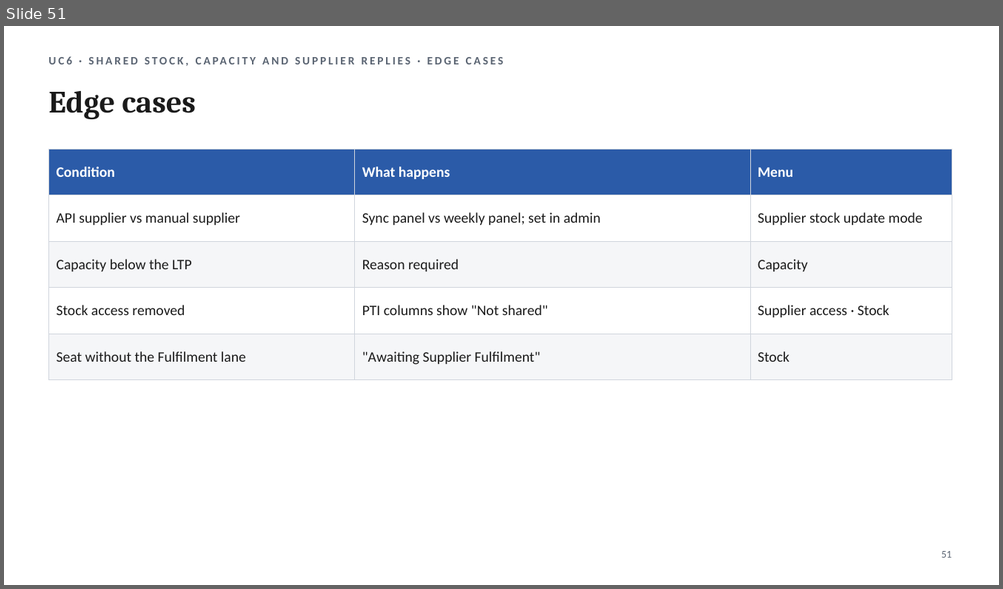
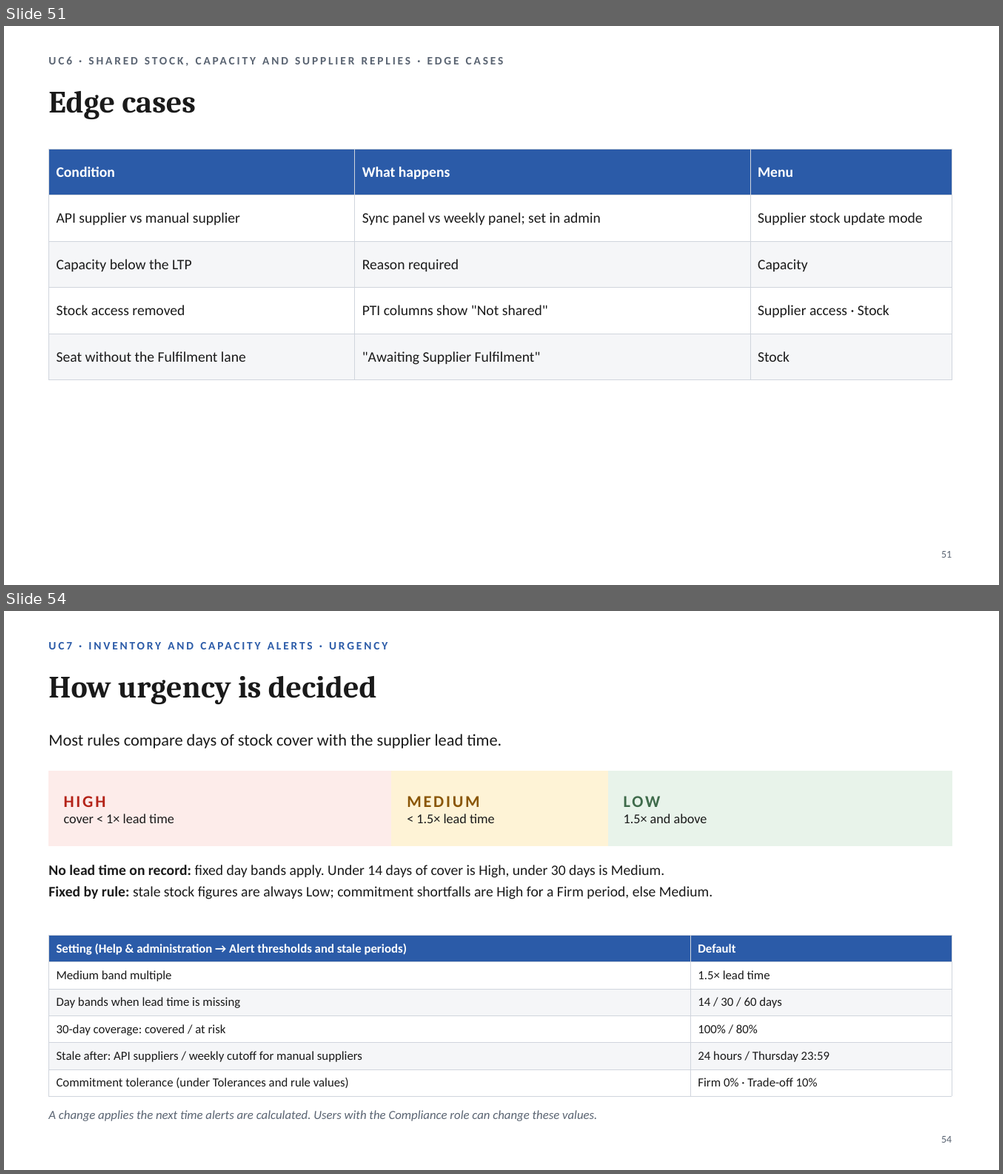
Before and after one commit to javal999/paragon-supplier-portal, a slide deck: docs/supplier-hub/user-guide/Paragon-Supplier-Portal-User-Guide.pptx. Shown one above the other, each under a label of ours: slide 51 before the commit, slides 51 and 54 after it; the slides between them are not shown. The pictures are 1003x589 and 1003x1174 pixels, drawn with LibreOffice and Linux fonts; fonts in the diff are those of the drawing; background and template pictures are left out. Boxes give left, top, right and bottom in pixels: in the first picture for what was removed or moved away, otherwise in the second. Text is boxed around its words. In the diff, an @@ line names an element or a change of style, - is before the commit and + after.

```diff
--- a/docs/supplier-hub/user-guide/Paragon-Supplier-Portal-User-Guide.pptx
+++ b/docs/supplier-hub/user-guide/Paragon-Supplier-Portal-User-Guide.pptx
@@ slide 54 added at (x1=4, y1=611, x2=999, y2=1170), background #FFFFFF @@
@@ text added at (x1=48, y1=635, x2=720, y2=655), 11 pt, text #2B5BA8, bold @@
+UC7 · INVENTORY AND CAPACITY ALERTS · URGENCY
@@ title added at (x1=48, y1=676, x2=377, y2=705), 30 pt, text #1A1A1A, bold @@
+How urgency is decided
@@ text added at (x1=48, y1=734, x2=501, y2=749), 16 pt, text #1A1A1A @@
+Most rules compare days of stock cover with the supplier lead time.
@@ rectangle added at (x1=48, y1=772, x2=392, y2=846), fill #FDECEA, outline #FDECEA 1 pt @@
@@ rectangle added at (x1=392, y1=772, x2=609, y2=846), fill #FEF3D6, outline #FEF3D6 1 pt @@
@@ rectangle added at (x1=609, y1=772, x2=951, y2=846), fill #E8F3EA, outline #E8F3EA 1 pt @@
@@ text added at (x1=64, y1=796, x2=174, y2=823), 13 pt, text #1A1A1A @@
+HIGH
+cover < 1× lead time
@@ text added at (x1=407, y1=796, x2=495, y2=823), 13 pt, text #1A1A1A @@
+MEDIUM
+< 1.5× lead time
@@ text added at (x1=623, y1=796, x2=707, y2=823), 13 pt, text #1A1A1A @@
+LOW
+1.5× and above
@@ text added at (x1=48, y1=865, x2=712, y2=900), 14 pt, text #1A1A1A @@
+No lead time on record: fixed day bands apply. Under 14 days of cover is High, under 30 days is Medium.
+Fixed by rule: stale stock figures are always Low; commitment shortfalls are High for a Firm period, else Medium.
@@ table added at (x1=48, y1=936, x2=951, y2=1091), 6 rows, 2 columns @@
+Setting (Help & administration → Alert thresholds and stale periods) | Default
+Medium band multiple | 1.5× lead time
+Day bands when lead time is missing | 14 / 30 / 60 days
+30-day coverage: covered / at risk | 100% / 80%
+Stale after: API suppliers / weekly cutoff for manual suppliers | 24 hours / Thursday 23:59
+Commitment tolerance (under Tolerances and rule values) | Firm 0% · Trade-off 10%
@@ text added at (x1=48, y1=1111, x2=597, y2=1122), 12 pt, text #5A6472, italic @@
+A change applies the next time alerts are calculated. Users with the Compliance role can change these values.
@@ page number added at (x1=941, y1=1136, x2=951, y2=1143), 10 pt, text #5A6472 @@
+54
```
Also in this commit, not shown: 11 slides changed, 7 other slides added, 4 other files.
